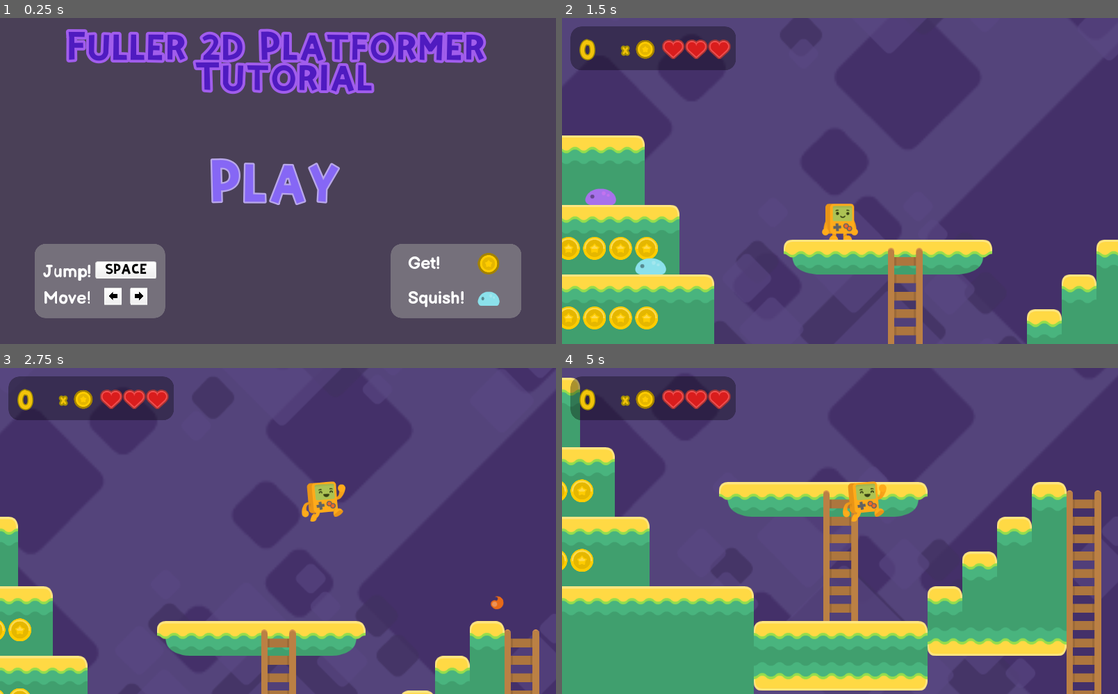
Above: before the commit, frames 1-4 (two rows, left to right).
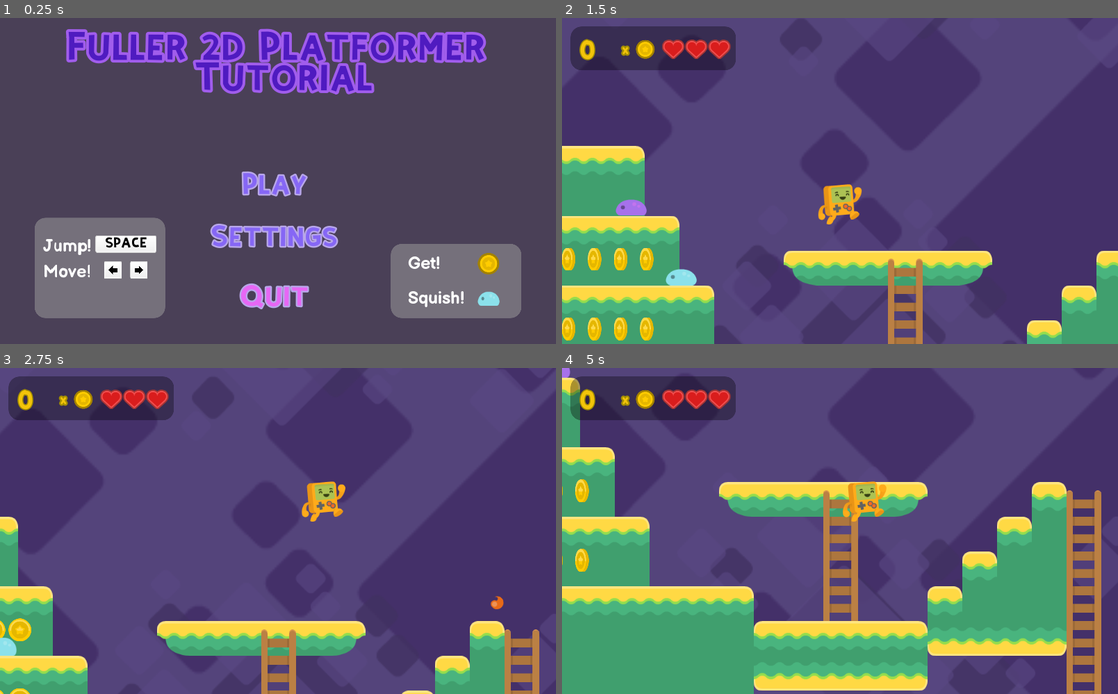
Above: after the commit, the same moments.

Repository: CrabbitSlater/Godot_2D_Tutorial_adv
Game: Godot game, scene res://Assets/TitleMenu.tscn
Two runs of this game, one before a commit and one after it. Both use one fixed random seed, a clock stepped at 60 frames per second and the inputs below.
Inputs (mouse positions are in pixels of both pictures, inside the frame that each line leads up to):
- Up to frame 1 (0.25 s): no input
- Up to frame 2 (1.5 s): click "Play" (after the commit: "Settings") at 0.5 s; click (834, 187) at 1.25 s, where only the run after the commit has a clickable "Play"
- Up to frame 3 (2.75 s): hold D (player_right) from 2.03 s (still down); tap V (player_fire) at 2.1 s; tap Space (player_jump) at 2.27 s
- Up to frame 4 (5 s): tap Shift (player_run) at 2.85, 4.35 s; tap Space (player_jump) at 3.02, 4.52 s; release D (player_right) at 3.53 s; hold A (player_left) 3.53-4.28 s; tap V (player_fire) at 3.6 s; hold D (player_right) from 4.28 s (still down)

The runs differ from the first frame. In frame 1, 7.0% of the frame differs, in the area x 6-62%, y 43-90%; in frame 2, 15%, in the area x 0-100%, y 9-100%; in frame 3, 0.1%; in frame 4, 0.4%.

Commit message:
Very rough initial work on title menu settings nodes.  no coding work done.

Diff:
--- /dev/null
+++ b/Assets/Screens/HighScore.tscn
@@ -0,0 +1,5 @@
+[gd_scene format=2]
+
+[node name="HighScore" type="Control"]
+margin_right = 40.0
+margin_bottom = 40.0
--- a/Assets/TitleMenu.tscn
+++ b/Assets/TitleMenu.tscn
@@ -32,7 +32,7 @@
 font_data = ExtResource( 8 )
 
 [sub_resource type="DynamicFont" id=3]
-size = 80
+size = 40
 outline_size = 3
 outline_color = Color( 0.721569, 0.654902, 0.913725, 1 )
 font_data = ExtResource( 2 )
@@ -64,7 +64,7 @@
 anchor_top = 0.987
 anchor_bottom = 0.987
 margin_left = 64.0
-margin_top = -176.2
+margin_top = -224.2
 margin_right = 304.0
 margin_bottom = -40.2
 custom_styles/panel = SubResource( 2 )
@@ -157,9 +157,9 @@
 
 [node name="Label3" type="Label" parent="PanelEnemies"]
 margin_left = -640.0
-margin_top = 32.0
-margin_right = -579.0
-margin_bottom = 71.0
+margin_top = -16.0
+margin_right = -552.0
+margin_bottom = 23.0
 custom_fonts/font = SubResource( 5 )
 text = "Jump!"
 align = 1
@@ -167,9 +167,9 @@
 
 [node name="Label4" type="Label" parent="PanelEnemies"]
 margin_left = -640.0
-margin_top = 80.0
+margin_top = 32.0
 margin_right = -552.0
-margin_bottom = 119.0
+margin_bottom = 71.0
 custom_fonts/font = SubResource( 5 )
 text = "Move!"
 align = 1
@@ -198,9 +198,85 @@
 flat = true
 script = ExtResource( 3 )
 
+[node name="QuitButton" type="Button" parent="."]
+margin_left = 352.0
+margin_top = 462.0
+margin_right = 660.0
+margin_bottom = 574.0
+custom_colors/font_color = Color( 0.905882, 0.403922, 0.960784, 1 )
+custom_colors/font_color_hover = Color( 0.352941, 0.027451, 0.372549, 1 )
+custom_colors/font_color_pressed = Color( 0.117647, 0.0117647, 0.278431, 1 )
+custom_fonts/font = SubResource( 3 )
+text = "Quit"
+flat = true
+
+[node name="SettingsButton2" type="Button" parent="."]
+margin_left = 352.0
+margin_top = 352.0
+margin_right = 660.0
+margin_bottom = 464.0
+custom_colors/font_color = Color( 0.52549, 0.403922, 0.960784, 1 )
+custom_colors/font_color_hover = Color( 0.352941, 0.027451, 0.372549, 1 )
+custom_colors/font_color_pressed = Color( 0.117647, 0.0117647, 0.278431, 1 )
+custom_fonts/font = SubResource( 3 )
+text = "Settings"
+flat = true
+
 [node name="MusicTitleScreen" type="AudioStreamPlayer" parent="."]
 stream = ExtResource( 5 )
 volume_db = -10.0
 autoplay = true
 
+[node name="Popup" type="Popup" parent="."]
+visible = true
+margin_left = 480.0
+margin_top = 256.0
+margin_right = 520.0
+margin_bottom = 296.0
+
+[node name="Settings_tabs" type="TabContainer" parent="Popup"]
+anchor_left = -12.0
+anchor_top = -6.4
+anchor_right = 13.6
+anchor_bottom = 8.6
+margin_left = 208.0
+margin_top = 144.0
+margin_right = -176.0
+margin_bottom = -138.0
+
+[node name="Visual" type="Button" parent="Popup/Settings_tabs"]
+anchor_right = 1.0
+anchor_bottom = 1.0
+margin_left = 4.0
+margin_top = 32.0
+margin_right = -4.0
+margin_bottom = -4.0
+
+[node name="Fullscreen" type="Control" parent="Popup/Settings_tabs/Visual"]
+margin_left = 268.0
+margin_top = 48.0
+margin_right = 308.0
+margin_bottom = 88.0
+
+[node name="FullscreenCheck" type="CheckBox" parent="Popup/Settings_tabs/Visual/Fullscreen"]
+margin_left = 100.0
+margin_right = 124.0
+margin_bottom = 24.0
+
+[node name="Fullscreen" type="Label" parent="Popup/Settings_tabs/Visual/Fullscreen"]
+margin_right = 66.0
+margin_bottom = 14.0
+text = "Fullscreen"
+
+[node name="Audio" type="Button" parent="Popup/Settings_tabs"]
+visible = false
+anchor_right = 1.0
+anchor_bottom = 1.0
+margin_left = 4.0
+margin_top = 32.0
+margin_right = -4.0
+margin_bottom = -4.0
+
 [connection signal="pressed" from="PlayButton" to="PlayButton" method="_on_PlayButton_pressed"]
+[connection signal="pressed" from="QuitButton" to="QuitButton" method="_on_PlayButton_pressed"]
+[connection signal="pressed" from="SettingsButton2" to="SettingsButton2" method="_on_PlayButton_pressed"]
